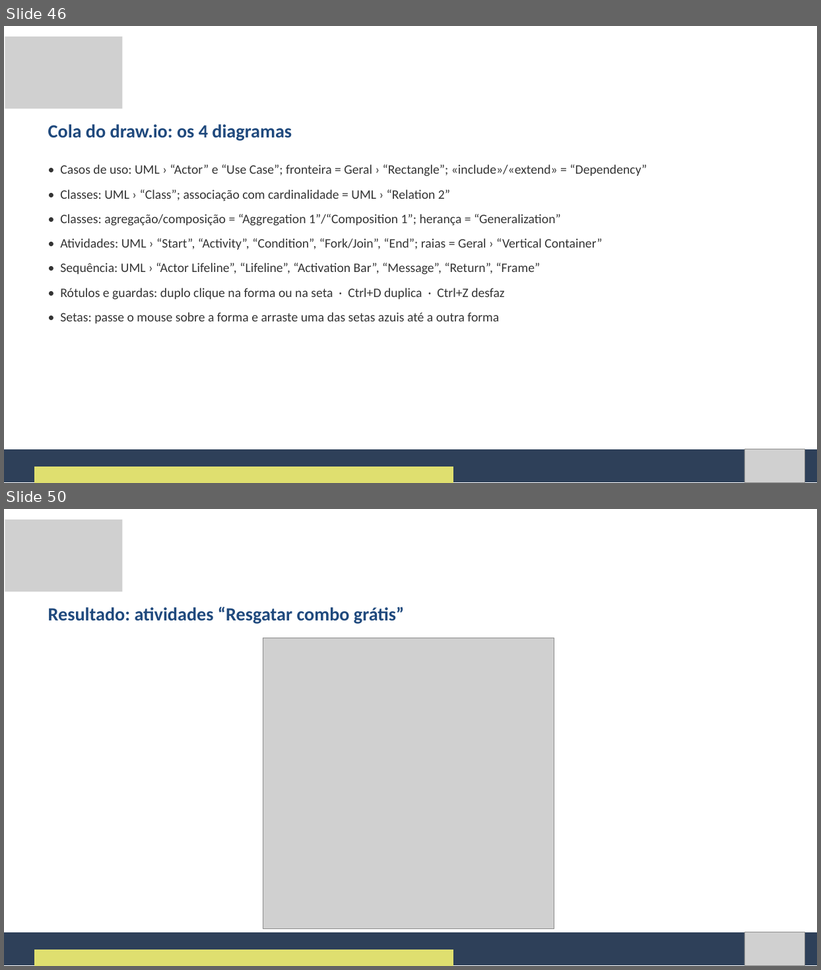
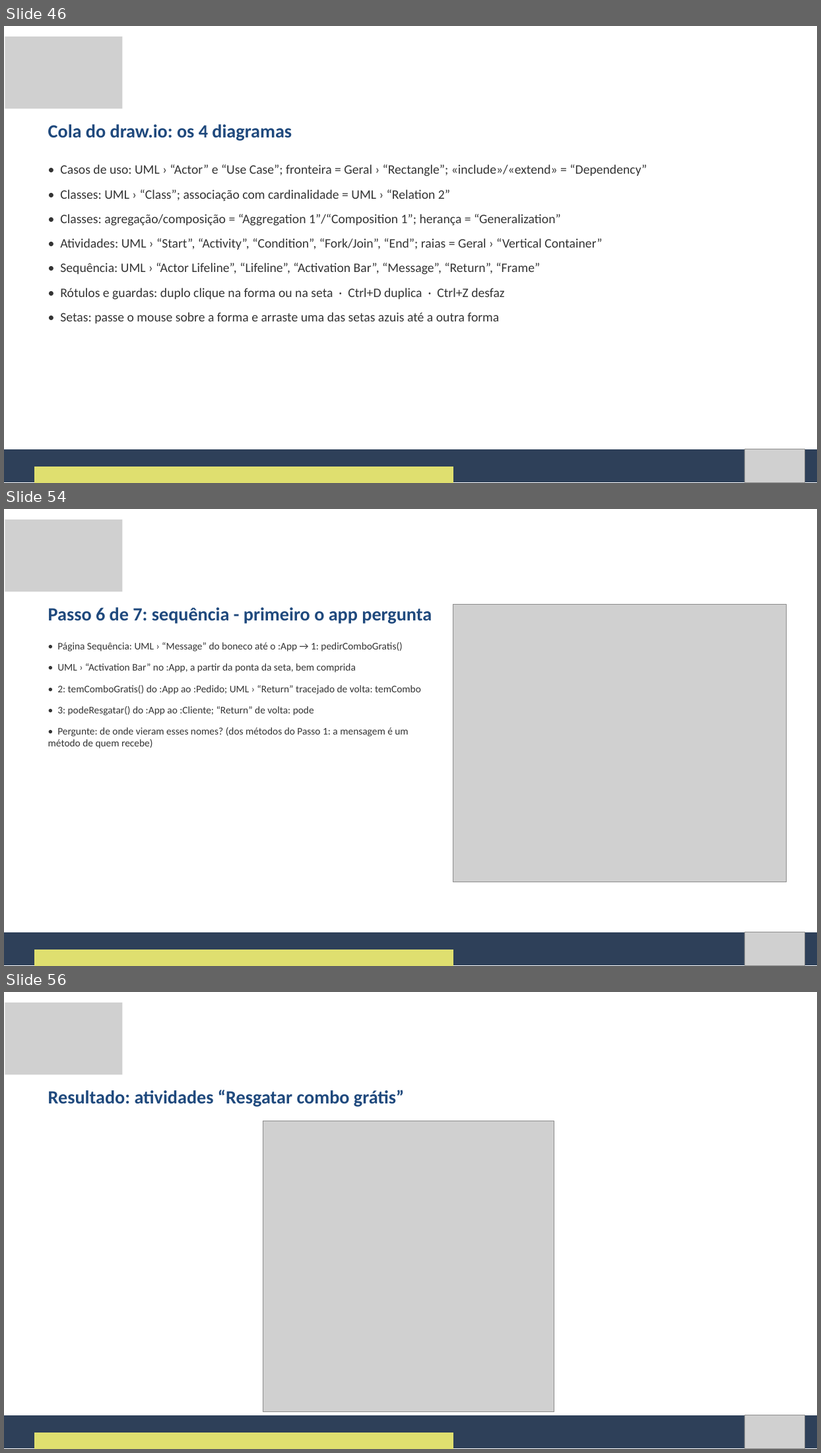
Before and after one commit to Natan20/Curso-Modelagem-De-Sistemas-Material, a slide deck: Aula 09 - 15-10-2026/Aula 9 - Slides.pptx. Shown one above the other, each under a label of ours: slides 46 and 50 before the commit, slides 46, 54 and 56 after it; the slides between them are not shown. The pictures are 821x970 and 821x1453 pixels, drawn with LibreOffice and Linux fonts; fonts in the diff are those of the drawing; grey boxes stand for pictures. Boxes give left, top, right and bottom in pixels: in the first picture for what was removed or moved away, otherwise in the second. Text is boxed around its words. In the diff, an @@ line names an element or a change of style, - is before the commit and + after.

```diff
--- a/Aula 09 - 15-10-2026/Aula 9 - Slides.pptx
+++ b/Aula 09 - 15-10-2026/Aula 9 - Slides.pptx
@@ slide 54 added at [4, 509, 817, 966], background #FFFFFF @@
@@ picture added at [5, 520, 122, 592] @@
@@ text added at [48, 607, 432, 624], 33 pt, text #1F497D, bold @@
+Passo 6 de 7: sequência - primeiro o app pergunta
@@ picture added at [453, 605, 787, 882] @@
@@ text added at [48, 642, 421, 749], 18 pt, text #333333 @@
+• Página Sequência: UML › “Message” do boneco até o :App → 1: pedirComboGratis()
+• UML › “Activation Bar” no :App, a partir da ponta da seta, bem comprida
+• 2: temComboGratis() do :App ao :Pedido; UML › “Return” tracejado de volta: temCombo
+• 3: podeResgatar() do :App ao :Cliente; “Return” de volta: pode
+• Pergunte: de onde vieram esses nomes? (dos métodos do Passo 1: a mensagem é um método de quem recebe)
@@ freeform shape added at [4, 933, 817, 966], fill #2E4059 @@
@@ picture added at [745, 932, 805, 966] @@
@@ freeform shape added at [34, 950, 453, 966], fill #DFDF6F @@
@@ what was slide 50 is now slide 56 @@
```
Also in this commit, not shown: 13 slides changed, 12 other slides added, 25 slides removed, 2 other files.
